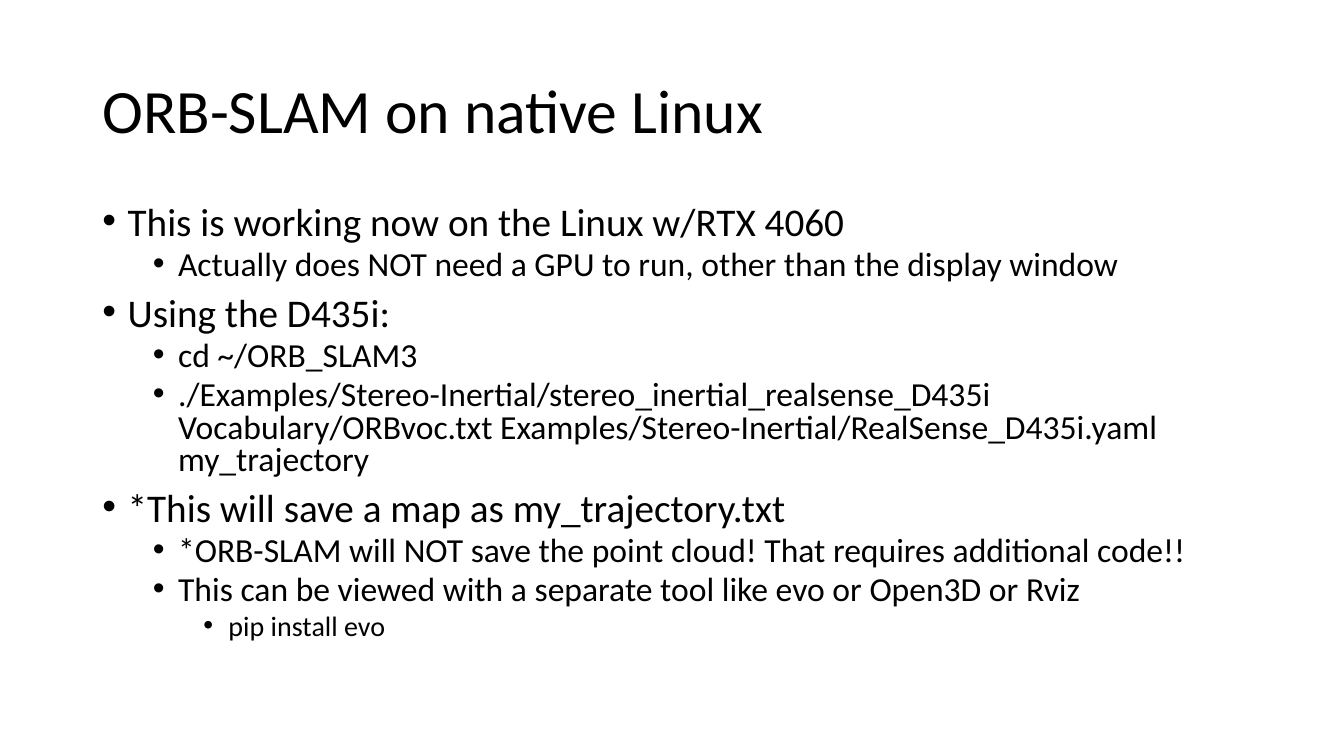
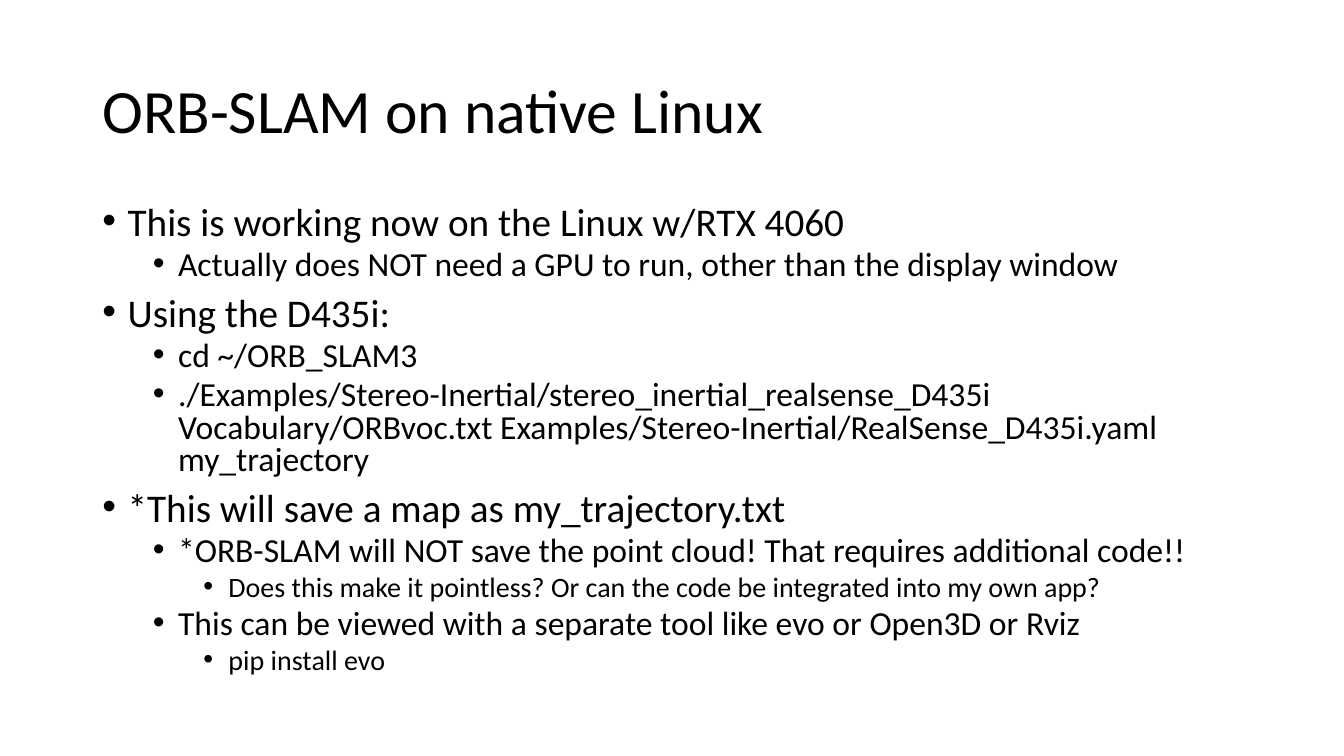
Before and after one commit to gigaprog/p_presentations, a slide deck: slide 4 of embedded/SLAM_robot_mapping/SLAM_robot_mapping.pptx. Drawn at 1344x756 pixels with LibreOffice and Linux fonts; fonts in the diff are those of the drawing. Boxes give left, top, right and bottom in pixels: in the first picture for what was removed or moved away, otherwise in the second. Text is boxed around its words. In the diff, an @@ line names an element or a change of style, - is before the commit and + after.

Commit message:
SLAM

```diff
--- a/embedded/SLAM_robot_mapping/SLAM_robot_mapping.pptx
+++ b/embedded/SLAM_robot_mapping/SLAM_robot_mapping.pptx
@@ text at [228, 577, 1100, 602]: paragraph added @@
+    • Does this make it pointless? Or can the code be integrated into my own app?
```
Also in this commit, not shown: 3 slides added.
